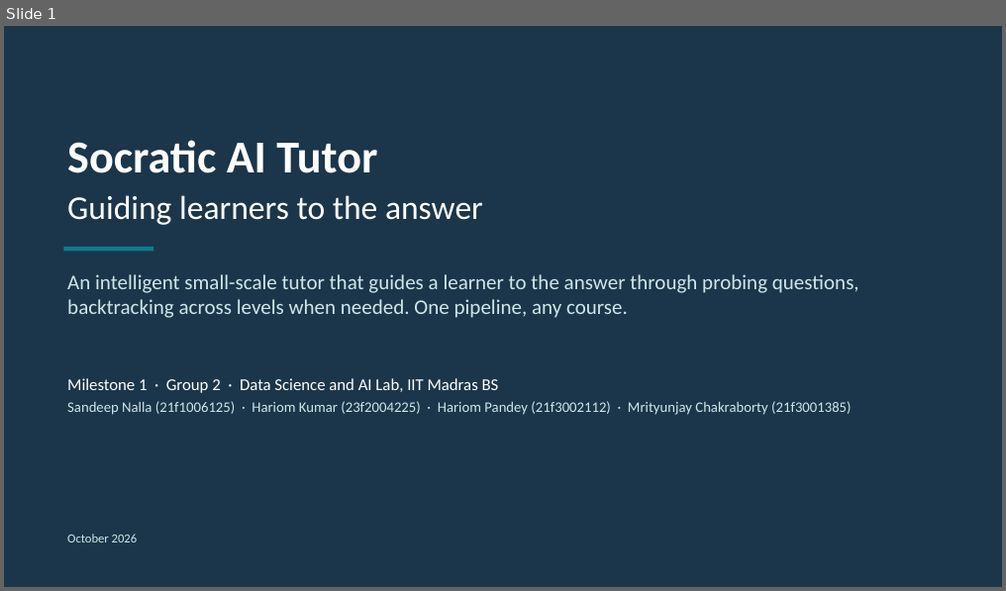
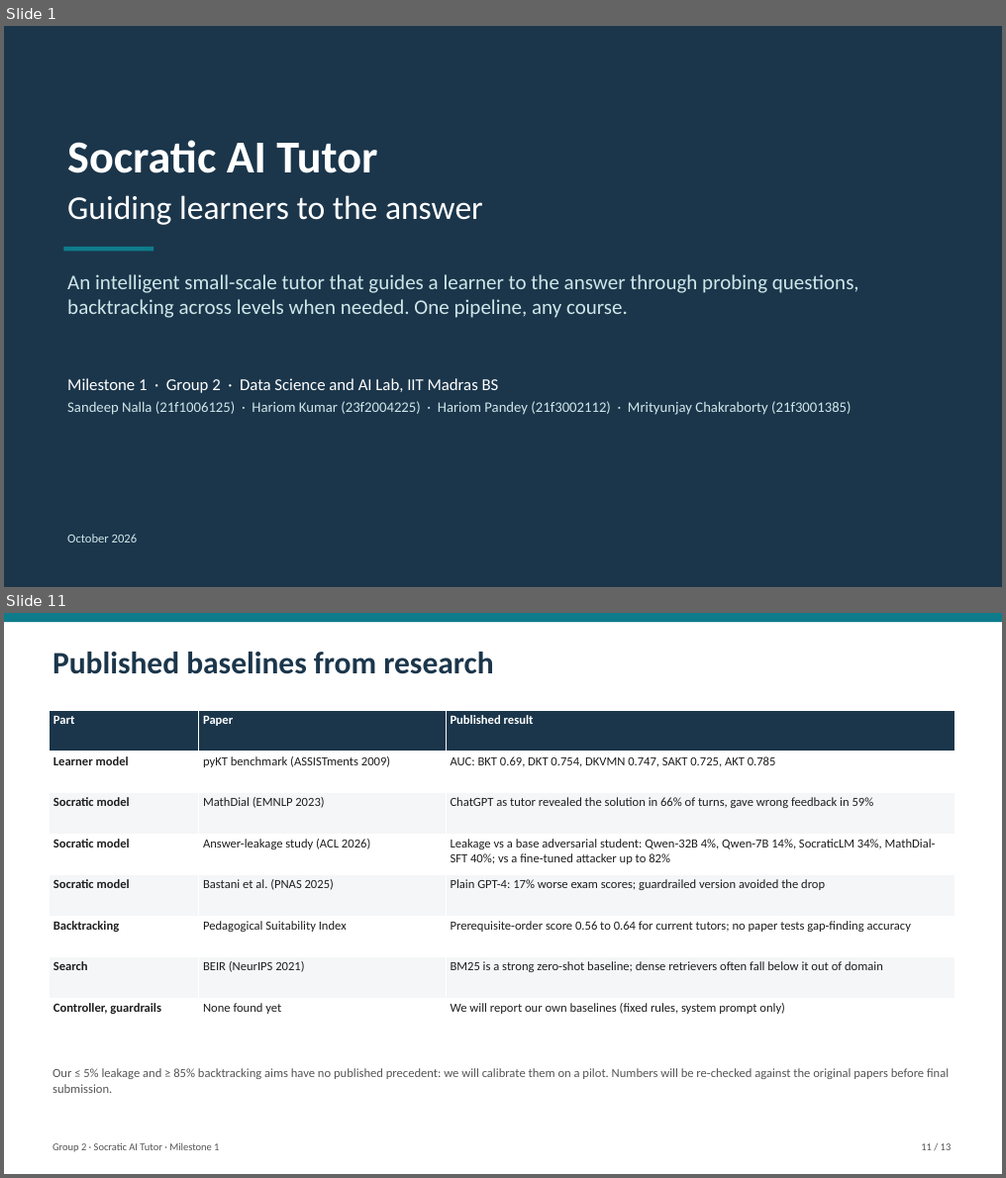
Before and after one commit to Hariomkr147/Group-2-DS-and-AI-Lab-Project, a slide deck: docs/milestone-1/Milestone1_Presentation.pptx. Shown one above the other, each under a label of ours: slide 1 before the commit, slides 1 and 11 after it; the slides between them are not shown. The pictures are 1006x591 and 1006x1178 pixels, drawn with LibreOffice and Linux fonts; fonts in the diff are those of the drawing. Boxes give left, top, right and bottom in pixels: in the first picture for what was removed or moved away, otherwise in the second. Text is boxed around its words. In the diff, an @@ line names an element or a change of style, - is before the commit and + after.

Commit message:
updated as per TA feedback

```diff
--- a/docs/milestone-1/Milestone1_Presentation.pptx
+++ b/docs/milestone-1/Milestone1_Presentation.pptx
@@ slide 11 added at bbox=[4, 613, 1002, 1174], background #FFFFFF @@
@@ rectangle added at bbox=[4, 613, 1002, 622], fill #0F7C8C @@
@@ text added at bbox=[53, 652, 493, 674], 30 pt, text #1B364B, bold @@
+Published baselines from research
@@ table added at bbox=[49, 710, 954, 1040], 8 rows, 3 columns @@
+Part | Paper | Published result
+Learner model | pyKT benchmark (ASSISTments 2009) | AUC: BKT 0.69, DKT 0.754, DKVMN 0.747, SAKT 0.725, AKT 0.785
+Socratic model | MathDial (EMNLP 2023) | ChatGPT as tutor revealed the solution in 66% of turns, gave wrong feedback in 59%
+Socratic model | Answer-leakage study (ACL 2026) | Leakage vs a base adversarial student: Qwen-32B 4%, Qwen-7B 14%, SocraticLM 34%, MathDial-SFT 40%; vs a fine-tuned attacker up to 82%
+Socratic model | Bastani et al. (PNAS 2025) | Plain GPT-4: 17% worse exam scores; guardrailed version avoided the drop
+Backtracking | Pedagogical Suitability Index | Prerequisite-order score 0.56 to 0.64 for current tutors; no paper tests gap-finding accuracy
+Search | BEIR (NeurIPS 2021) | BM25 is a strong zero-shot baseline; dense retrievers often fall below it out of domain
+Controller, guardrails | None found yet | We will report our own baselines (fixed rules, system prompt only)
@@ text added at bbox=[53, 1068, 948, 1093], 12 pt, text #555555 @@
+Our ≤ 5% leakage and ≥ 85% backtracking aims have no published precedent: we will calibrate them on a pilot. Numbers will be re-checked against the original papers before final submission.
@@ text added at bbox=[53, 1144, 219, 1153], 10 pt, text #555555 @@
+Group 2 · Socratic AI Tutor · Milestone 1
@@ text added at bbox=[921, 1144, 951, 1151], 10 pt, text #555555 @@
+11 / 13
```
Also in this commit, not shown: 9 slides changed, 2 other slides added, 4 other files.
